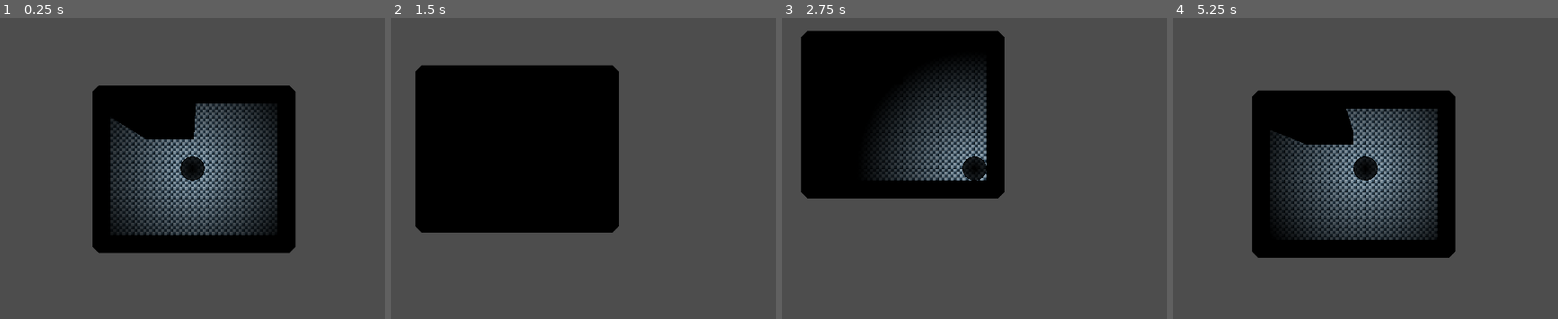
Above: before the commit, frames 1-4 (left to right).
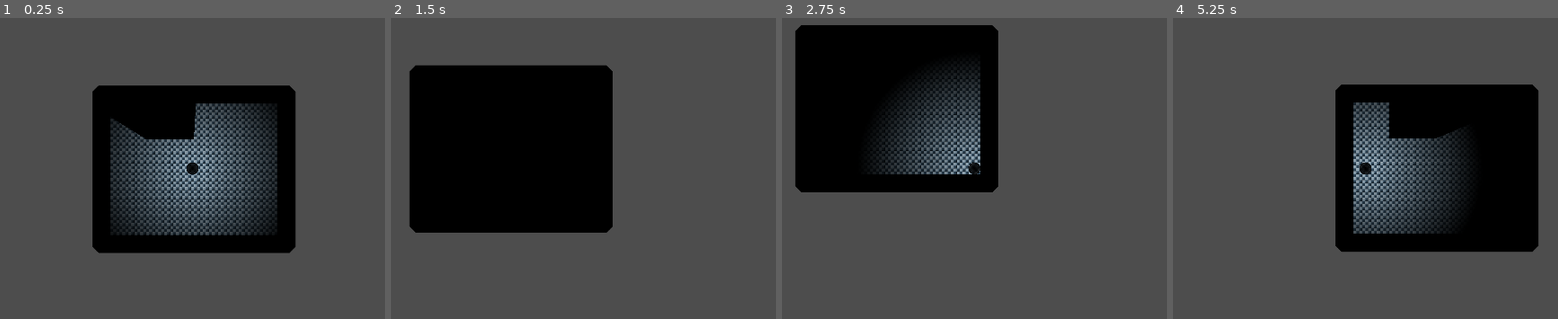
Above: after the commit, the same moments.

Repository: GitForGood/interference
Game: Godot game, scene res://world.tscn
The game is run twice, just before and just after one commit, with the same random seed, the same clock (stepped at 60 frames per second) and the same inputs.
Inputs (mouse positions are in pixels of both pictures, inside the frame that each line leads up to):
- Up to frame 1 (0.25 s): no input
- Up to frame 2 (1.5 s): tap Enter at 0.5 s; move the mouse to (741, 147) at 0.52 s; hold Right (ui_right) 0.53-1.28 s; tap F (flashlight) at 0.6 s; move the mouse to (441, 189) at 1.27 s; hold Down (ui_down) from 1.28 s (still down); tap A (movement_keys) at 1.35 s
- Up to frame 3 (2.75 s): move the mouse to (1047, 81) at 2.02 s; release Down (ui_down) at 2.03 s; hold Right (ui_right) from 2.03 s (still down); tap F (flashlight) at 2.1 s
- Up to frame 4 (5.25 s): tap Space at 2.75 s; move the mouse to (1330, 249) at 2.77 s; release Right (ui_right) at 2.78 s; hold Up (ui_up) 2.78-3.53 s; tap A (movement_keys) at 2.85, 4.35 s; move the mouse to (outside the picture) at 3.52 s; hold Left (ui_left) 3.53-5.03 s; tap F (flashlight) at 3.6, 5.1 s; tap Tab (inventory) at 4.15 s; move the mouse to (outside the picture) at 4.27 s; move the mouse to (1400, 168) at 5.02 s; hold Down (ui_down) from 5.03 s (still down)

The runs differ from the first frame. In frame 1, 0.3% of the frame differs, in the area x 46-54%, y 45-55%; in frame 2, 1.8%; in frame 3, 5.1%; in frame 4, 30%, in the area x 20-95%, y 22-80%.
Error after the commit: Parse Error: Class "Inventory" hides a global script class. (res://inventory/inventory.gd:2)

Commit message:
name refactor to lowercase

Diff:
--- a/inventory/PlayerInventory.tres
+++ b/inventory/PlayerInventory.tres
@@ -1,7 +1,7 @@
 [gd_resource type="Resource" script_class="Inventory" load_steps=67 format=3 uid="uid://b6su3dnw78dnd"]
 
-[ext_resource type="Script" path="res://inventory/Inventory.gd" id="1_4g7q7"]
-[ext_resource type="Script" path="res://inventory/InventorySlot.gd" id="1_pwq2r"]
+[ext_resource type="Script" path="res://inventory/inventory.gd" id="1_4g7q7"]
+[ext_resource type="Script" path="res://inventory/inventorySlot.gd" id="1_pwq2r"]
 
 [sub_resource type="Resource" id="Resource_a3rxh"]
 script = ExtResource("1_pwq2r")
--- a/inventory/UI/InventoryUI.tscn
+++ b/inventory/UI/InventoryUI.tscn
@@ -1,8 +1,8 @@
 [gd_scene load_steps=4 format=3 uid="uid://dpeeqkp8vbq5u"]
 
-[ext_resource type="Script" path="res://inventory/UI/InventoryUI.gd" id="1_ftif3"]
+[ext_resource type="Script" path="res://inventory/UI/inventoryUI.gd" id="1_ftif3"]
 [ext_resource type="Texture2D" uid="uid://esf1rl0wlnp0" path="res://assets/Inventory_window_2.png" id="2_wdv3b"]
-[ext_resource type="PackedScene" uid="uid://dl0xewnfbn4cy" path="res://inventory/UI/InventoryItemDisplay.tscn" id="3_3nsn6"]
+[ext_resource type="PackedScene" uid="uid://dl0xewnfbn4cy" path="res://inventory/UI/inventoryItemDisplay.tscn" id="3_3nsn6"]
 
 [node name="InventoryUi" type="Control"]
 layout_mode = 3
--- a/inventory/UI/InventoryUISlot.tscn
+++ b/inventory/UI/InventoryUISlot.tscn
@@ -1,8 +1,8 @@
 [gd_scene load_steps=4 format=3 uid="uid://d3ywrf3hprdlq"]
 
-[ext_resource type="Script" path="res://inventory/UI/InventoryUISlot.gd" id="1_tvpfn"]
+[ext_resource type="Script" path="res://inventory/UI/inventoryUISlot.gd" id="1_tvpfn"]
 [ext_resource type="Texture2D" uid="uid://ckwx05i66x28b" path="res://assets/item_slot_64x64.png" id="2_12b83"]
-[ext_resource type="Script" path="res://inventory/UI/InventoryItemUIDisplay.gd" id="3_cx0cw"]
+[ext_resource type="Script" path="res://inventory/UI/inventoryItemUIDisplay.gd" id="3_cx0cw"]
 
 [node name="Inventory_UI_Slot" type="Panel"]
 self_modulate = Color(1, 1, 1, 0)
--- a/inventory/containers/PouchNixie.tres
+++ b/inventory/containers/PouchNixie.tres
@@ -1,7 +1,7 @@
 [gd_resource type="Resource" script_class="InventoryContainer" load_steps=4 format=3 uid="uid://d0vo4dle8o1b8"]
 
-[ext_resource type="Resource" uid="uid://du71sh0qrv3k4" path="res://inventory/items/electrical_base_components/NixieTube.tres" id="1_o2cqb"]
-[ext_resource type="Script" path="res://inventory/InventoryContainer.gd" id="2_8eskc"]
+[ext_resource type="Resource" uid="uid://du71sh0qrv3k4" path="res://inventory/items/electrical_base_components/nixieTube.tres" id="1_o2cqb"]
+[ext_resource type="Script" path="res://inventory/inventoryContainer.gd" id="2_8eskc"]
 [ext_resource type="Texture2D" uid="uid://c0yih2pbttrg2" path="res://assets/nixie_pouch.png" id="3_cuqwc"]
 
 
--- a/inventory/items/electrical_base_components/CircuitBoard.tres
+++ b/inventory/items/electrical_base_components/CircuitBoard.tres
@@ -1,6 +1,6 @@
 [gd_resource type="Resource" script_class="InventoryItem" load_steps=2 format=3 uid="uid://d4nc107jnlfk5"]
 
-[ext_resource type="Script" path="res://inventory/InventoryItem.gd" id="1_0coum"]
+[ext_resource type="Script" path="res://inventory/inventoryItem.gd" id="1_0coum"]
 
 [resource]
 script = ExtResource("1_0coum")
--- a/inventory/items/electrical_base_components/Fuse.tres
+++ b/inventory/items/electrical_base_components/Fuse.tres
@@ -1,6 +1,6 @@
 [gd_resource type="Resource" script_class="InventoryItem" load_steps=2 format=3 uid="uid://1vhl2dvhccxr"]
 
-[ext_resource type="Script" path="res://inventory/InventoryItem.gd" id="1_tvoa3"]
+[ext_resource type="Script" path="res://inventory/inventoryItem.gd" id="1_tvoa3"]
 
 [resource]
 script = ExtResource("1_tvoa3")
--- a/inventory/items/electrical_base_components/LargeCapacitor.tres
+++ b/inventory/items/electrical_base_components/LargeCapacitor.tres
@@ -1,6 +1,6 @@
 [gd_resource type="Resource" script_class="InventoryItem" load_steps=2 format=3 uid="uid://ifoefyhqeohl"]
 
-[ext_resource type="Script" path="res://inventory/InventoryItem.gd" id="1_x4kwd"]
+[ext_resource type="Script" path="res://inventory/inventoryItem.gd" id="1_x4kwd"]
 
 [resource]
 script = ExtResource("1_x4kwd")
--- a/inventory/items/electrical_base_components/NixieTube.tres
+++ b/inventory/items/electrical_base_components/NixieTube.tres
@@ -1,6 +1,6 @@
 [gd_resource type="Resource" script_class="InventoryItem" load_steps=3 format=3 uid="uid://du71sh0qrv3k4"]
 
-[ext_resource type="Script" path="res://inventory/InventoryItem.gd" id="1_o1ruh"]
+[ext_resource type="Script" path="res://inventory/inventoryItem.gd" id="1_o1ruh"]
 [ext_resource type="Texture2D" uid="uid://mqpgke44i6k" path="res://assets/vacuum_tube.png" id="2_56myf"]
 
 [resource]
--- a/inventory/items/electrical_base_components/WireCoil.tres
+++ b/inventory/items/electrical_base_components/WireCoil.tres
@@ -1,6 +1,6 @@
 [gd_resource type="Resource" script_class="InventoryItem" load_steps=2 format=3 uid="uid://d0wrf44a8phvc"]
 
-[ext_resource type="Script" path="res://inventory/InventoryItem.gd" id="1_enp3o"]
+[ext_resource type="Script" path="res://inventory/inventoryItem.gd" id="1_enp3o"]
 
 [resource]
 script = ExtResource("1_enp3o")
--- a/inventory/items/equipment/abittaboth/Wrench.tres
+++ b/inventory/items/equipment/abittaboth/Wrench.tres
@@ -1,6 +1,6 @@
 [gd_resource type="Resource" script_class="InventoryItem" load_steps=3 format=3 uid="uid://b6ocq86kxpis7"]
 
-[ext_resource type="Script" path="res://inventory/InventoryItem.gd" id="1_waq8u"]
+[ext_resource type="Script" path="res://inventory/inventoryItem.gd" id="1_waq8u"]
 [ext_resource type="Texture2D" uid="uid://dgm888as6med5" path="res://assets/wrench.png" id="2_ukj3i"]
 
 [resource]
--- a/inventory/items/mechanical_base_components/Belt.tres
+++ b/inventory/items/mechanical_base_components/Belt.tres
@@ -1,6 +1,6 @@
 [gd_resource type="Resource" script_class="InventoryItem" load_steps=2 format=3 uid="uid://cskjeji1d5it4"]
 
-[ext_resource type="Script" path="res://inventory/InventoryItem.gd" id="1_6a6h4"]
+[ext_resource type="Script" path="res://inventory/inventoryItem.gd" id="1_6a6h4"]
 
 [resource]
 resource_local_to_scene = true
--- a/inventory/items/mechanical_base_components/Blade.tres
+++ b/inventory/items/mechanical_base_components/Blade.tres
@@ -1,6 +1,6 @@
 [gd_resource type="Resource" script_class="InventoryItem" load_steps=2 format=3 uid="uid://leqlb0lnfaya"]
 
-[ext_resource type="Script" path="res://inventory/InventoryItem.gd" id="1_7edim"]
+[ext_resource type="Script" path="res://inventory/inventoryItem.gd" id="1_7edim"]
 
 [resource]
 resource_local_to_scene = true
--- a/inventory/items/mechanical_base_components/Bolts.tres
+++ b/inventory/items/mechanical_base_components/Bolts.tres
@@ -1,6 +1,6 @@
 [gd_resource type="Resource" script_class="InventoryItem" load_steps=2 format=3 uid="uid://c06674vniprdy"]
 
-[ext_resource type="Script" path="res://inventory/InventoryItem.gd" id="1_0lhsn"]
+[ext_resource type="Script" path="res://inventory/inventoryItem.gd" id="1_0lhsn"]
 
 [resource]
 resource_local_to_scene = true
--- a/inventory/items/mechanical_base_components/Gear.tres
+++ b/inventory/items/mechanical_base_components/Gear.tres
@@ -1,6 +1,6 @@
 [gd_resource type="Resource" script_class="InventoryItem" load_steps=2 format=3 uid="uid://dtao0x364t17w"]
 
-[ext_resource type="Script" path="res://inventory/InventoryItem.gd" id="1_um1f0"]
+[ext_resource type="Script" path="res://inventory/inventoryItem.gd" id="1_um1f0"]
 
 [resource]
 resource_local_to_scene = true
--- a/inventory/items/mechanical_base_components/Nuts.tres
+++ b/inventory/items/mechanical_base_components/Nuts.tres
@@ -1,6 +1,6 @@
 [gd_resource type="Resource" script_class="InventoryItem" load_steps=2 format=3 uid="uid://barwpy3ai8a1i"]
 
-[ext_resource type="Script" path="res://inventory/InventoryItem.gd" id="1_6vwu0"]
+[ext_resource type="Script" path="res://inventory/inventoryItem.gd" id="1_6vwu0"]
 
 [resource]
 resource_local_to_scene = true
--- a/inventory/items/mechanical_base_components/Piston.tres
+++ b/inventory/items/mechanical_base_components/Piston.tres
@@ -1,6 +1,6 @@
 [gd_resource type="Resource" script_class="InventoryItem" load_steps=2 format=3 uid="uid://c0bgv0srfpnbd"]
 
-[ext_resource type="Script" path="res://inventory/InventoryItem.gd" id="1_r2yje"]
+[ext_resource type="Script" path="res://inventory/inventoryItem.gd" id="1_r2yje"]
 
 [resource]
 script = ExtResource("1_r2yje")
--- a/inventory/items/mechanical_base_components/Screws.tres
+++ b/inventory/items/mechanical_base_components/Screws.tres
@@ -1,6 +1,6 @@
 [gd_resource type="Resource" script_class="InventoryItem" load_steps=2 format=3 uid="uid://csu5ec87aq8fq"]
 
-[ext_resource type="Script" path="res://inventory/InventoryItem.gd" id="1_dgdoq"]
+[ext_resource type="Script" path="res://inventory/inventoryItem.gd" id="1_dgdoq"]
 
 [resource]
 resource_local_to_scene = true
--- a/inventory/items/mechanical_base_components/SheetMetal.tres
+++ b/inventory/items/mechanical_base_components/SheetMetal.tres
@@ -1,6 +1,6 @@
 [gd_resource type="Resource" script_class="InventoryItem" load_steps=2 format=3 uid="uid://f6p3sc81ua4"]
 
-[ext_resource type="Script" path="res://inventory/InventoryItem.gd" id="1_n81wl"]
+[ext_resource type="Script" path="res://inventory/inventoryItem.gd" id="1_n81wl"]
 
 [resource]
 resource_local_to_scene = true
--- a/inventory/items/mechanical_base_components/Spring.tres
+++ b/inventory/items/mechanical_base_components/Spring.tres
@@ -1,6 +1,6 @@
 [gd_resource type="Resource" script_class="InventoryItem" load_steps=2 format=3 uid="uid://b6kuqrim4c1gg"]
 
-[ext_resource type="Script" path="res://inventory/InventoryItem.gd" id="1_jlvtv"]
+[ext_resource type="Script" path="res://inventory/inventoryItem.gd" id="1_jlvtv"]
 
 [resource]
 resource_local_to_scene = true
--- a/npcs/Spitter.tscn
+++ b/npcs/Spitter.tscn
@@ -1,6 +1,6 @@
 [gd_scene load_steps=6 format=3 uid="uid://cggix2y51msnq"]
 
-[ext_resource type="Script" path="res://npcs/Spitter.gd" id="1_hkre8"]
+[ext_resource type="Script" path="res://npcs/spitter.gd" id="1_hkre8"]
 [ext_resource type="Texture2D" uid="uid://cmygcp5vv5qqa" path="res://assets/ball.png" id="2_gx3yd"]
 
 [sub_resource type="CircleShape2D" id="CircleShape2D_r2h5e"]
--- a/player.tscn
+++ b/player.tscn
@@ -1,11 +1,11 @@
 [gd_scene load_steps=7 format=3 uid="uid://1s51o3n7fjnk"]
 
-[ext_resource type="Script" path="res://Player.gd" id="1_6gec5"]
+[ext_resource type="Script" path="res://player.gd" id="1_6gec5"]
 [ext_resource type="Texture2D" uid="uid://esf1rl0wlnp0" path="res://assets/Inventory_window_2.png" id="2_arxcf"]
-[ext_resource type="PackedScene" uid="uid://dpeeqkp8vbq5u" path="res://inventory/UI/InventoryUI.tscn" id="3_lhp1v"]
+[ext_resource type="PackedScene" uid="uid://dpeeqkp8vbq5u" path="res://inventory/UI/inventoryUI.tscn" id="3_lhp1v"]
 
 [sub_resource type="CircleShape2D" id="CircleShape2D_4ljic"]
-radius = 32.0
+radius = 16.0
 
 [sub_resource type="Gradient" id="Gradient_l5y1v"]
 colors = PackedColorArray(1, 1, 1, 1, 0, 0, 0, 1)
@@ -25,6 +25,7 @@
 shape = SubResource("CircleShape2D_4ljic")
 
 [node name="Sprite2D" type="Sprite2D" parent="."]
+scale = Vector2(0.5, 0.5)
 texture = ExtResource("2_arxcf")
 
 [node name="InventoryUi" parent="." instance=ExtResource("3_lhp1v")]
@@ -46,6 +47,7 @@
 collision_mask = 124
 
 [node name="CollisionPolygon2D" type="CollisionPolygon2D" parent="VisionCone"]
+position = Vector2(-16, 0)
 polygon = PackedVector2Array(16, 16, 201, 207, 238, 153, 266, 86, 280, 0, 269, -91, 240, -159, 212, -200, 16, -16)
 
 [connection signal="area_entered" from="VisionCone" to="." method="_on_vision_cone_area_entered"]
--- a/project.godot
+++ b/project.godot
@@ -11,7 +11,7 @@
 [application]
 
 config/name="interference"
-run/main_scene="res://World.tscn"
+run/main_scene="res://world.tscn"
 config/features=PackedStringArray("4.2", "Forward Plus")
 config/icon="res://icon.svg"
 
--- a/salvage/solutions/Cut.tres
+++ b/salvage/solutions/Cut.tres
@@ -1,6 +1,6 @@
 [gd_resource type="Resource" script_class="Solution" load_steps=2 format=3 uid="uid://dmt2golymoinn"]
 
-[ext_resource type="Script" path="res://salvage/Solution.gd" id="1_1afks"]
+[ext_resource type="Script" path="res://salvage/solution.gd" id="1_1afks"]
 
 [resource]
 script = ExtResource("1_1afks")
--- a/salvage/solutions/Pry.tres
+++ b/salvage/solutions/Pry.tres
@@ -1,6 +1,6 @@
 [gd_resource type="Resource" script_class="Solution" load_steps=2 format=3 uid="uid://bbbq2koowdugy"]
 
-[ext_resource type="Script" path="res://salvage/Solution.gd" id="1_tfx24"]
+[ext_resource type="Script" path="res://salvage/solution.gd" id="1_tfx24"]
 
 [resource]
 script = ExtResource("1_tfx24")
--- a/salvage/solutions/Screw.tres
+++ b/salvage/solutions/Screw.tres
@@ -1,6 +1,6 @@
 [gd_resource type="Resource" script_class="Solution" load_steps=2 format=3 uid="uid://y74pvjhxgk6q"]
 
-[ext_resource type="Script" path="res://salvage/Solution.gd" id="1_ak6c1"]
+[ext_resource type="Script" path="res://salvage/solution.gd" id="1_ak6c1"]
 
 [resource]
 script = ExtResource("1_ak6c1")
--- a/salvage/solutions/Smash.tres
+++ b/salvage/solutions/Smash.tres
@@ -1,6 +1,6 @@
 [gd_resource type="Resource" script_class="Solution" load_steps=2 format=3 uid="uid://clwqtsuqswa34"]
 
-[ext_resource type="Script" path="res://salvage/Solution.gd" id="1_sjtje"]
+[ext_resource type="Script" path="res://salvage/solution.gd" id="1_sjtje"]
 
 [resource]
 script = ExtResource("1_sjtje")
--- a/salvage/solutions/Solder.tres
+++ b/salvage/solutions/Solder.tres
@@ -1,6 +1,6 @@
 [gd_resource type="Resource" script_class="Solution" load_steps=2 format=3 uid="uid://c3vt6wfth0t04"]
 
-[ext_resource type="Script" path="res://salvage/Solution.gd" id="1_tdrij"]
+[ext_resource type="Script" path="res://salvage/solution.gd" id="1_tdrij"]
 
 [resource]
 script = ExtResource("1_tdrij")
--- a/salvage/solutions/Unlock.tres
+++ b/salvage/solutions/Unlock.tres
@@ -1,6 +1,6 @@
 [gd_resource type="Resource" script_class="Solution" load_steps=2 format=3 uid="uid://clvddbw1ypv42"]
 
-[ext_resource type="Script" path="res://salvage/Solution.gd" id="1_ka5vn"]
+[ext_resource type="Script" path="res://salvage/solution.gd" id="1_ka5vn"]
 
 [resource]
 script = ExtResource("1_ka5vn")
--- a/world.tscn
+++ b/world.tscn
@@ -1,14 +1,14 @@
 [gd_scene load_steps=13 format=3 uid="uid://bo0ods8oellra"]
 
-[ext_resource type="Script" path="res://World.gd" id="1_u5d4x"]
-[ext_resource type="Texture2D" uid="uid://bgy74ex7w1bkr" path="res://assets/floor_tiles.png" id="3_b8aqf"]
-[ext_resource type="Texture2D" uid="uid://8dhreu1fktmf" path="res://assets/walls.png" id="4_vflsj"]
-[ext_resource type="PackedScene" uid="uid://1s51o3n7fjnk" path="res://Player.tscn" id="5_6ac1o"]
-[ext_resource type="PackedScene" uid="uid://cggix2y51msnq" path="res://npcs/Spitter.tscn" id="6_e6cit"]
-[ext_resource type="Resource" uid="uid://b6su3dnw78dnd" path="res://inventory/PlayerInventory.tres" id="6_je7ge"]
+[ext_resource type="Script" path="res://world.gd" id="1_6nwxh"]
+[ext_resource type="Texture2D" uid="uid://bgy74ex7w1bkr" path="res://assets/floor_tiles.png" id="2_063g7"]
+[ext_resource type="Texture2D" uid="uid://8dhreu1fktmf" path="res://assets/walls.png" id="3_07lvh"]
+[ext_resource type="PackedScene" uid="uid://1s51o3n7fjnk" path="res://player.tscn" id="4_0mqv8"]
+[ext_resource type="Resource" uid="uid://b6su3dnw78dnd" path="res://inventory/playerInventory.tres" id="5_tt8dj"]
+[ext_resource type="PackedScene" uid="uid://cggix2y51msnq" path="res://npcs/spitter.tscn" id="6_oqrnj"]
 
 [sub_resource type="TileSetAtlasSource" id="TileSetAtlasSource_6kdk1"]
-texture = ExtResource("3_b8aqf")
+texture = ExtResource("2_063g7")
 0:0/size_in_atlas = Vector2i(2, 2)
 0:0/0 = 0
 
@@ -79,7 +79,7 @@
 sources/0 = SubResource("TileSetAtlasSource_3y8my")
 
 [node name="World" type="Node2D"]
-script = ExtResource("1_u5d4x")
+script = ExtResource("1_6nwxh")
 
 [node name="Floor" type="TileMap" parent="."]
 tile_set = SubResource("TileSet_5hpj2")
@@ -94,16 +94,16 @@
 format = 2
 layer_0/tile_data = PackedInt32Array(1507353, 131072, 2, 1507354, 131072, 2, 1507355, 131072, 2, 1507356, 131072, 2, 15 …(2224 unchanged characters)…
 
-[node name="Player" parent="." instance=ExtResource("5_6ac1o")]
+[node name="Player" parent="." instance=ExtResource("4_0mqv8")]
 light_mask = 4
 visibility_layer = 4
 z_index = 3
 position = Vector2(1020, 558)
-inventory = ExtResource("6_je7ge")
+inventory = ExtResource("5_tt8dj")
 
 [node name="DirectionalLight2D" type="DirectionalLight2D" parent="."]
 blend_mode = 1
 range_item_cull_mask = 0
 
-[node name="Spitter" parent="." instance=ExtResource("6_e6cit")]
+[node name="Spitter" parent="." instance=ExtResource("6_oqrnj")]
 position = Vector2(873, 422)
Not shown: 1 places in lantern.tscn that only renumber resources
Not shown: 1 places in world.tscn that only renumber resources
